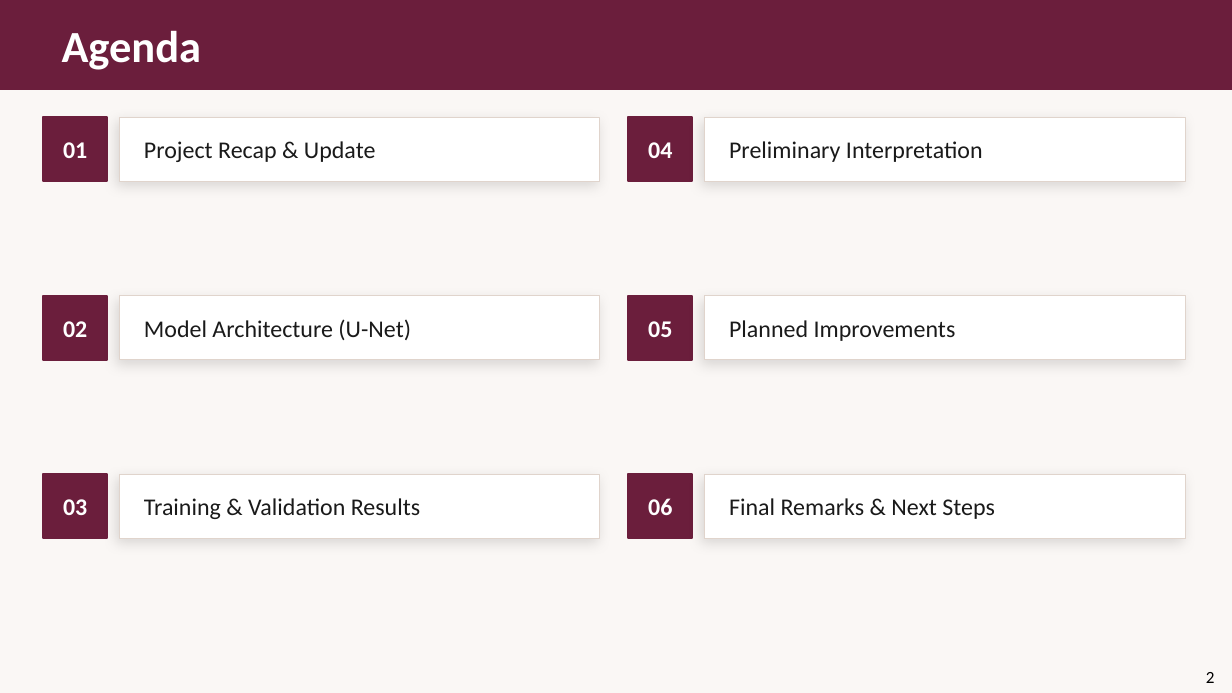
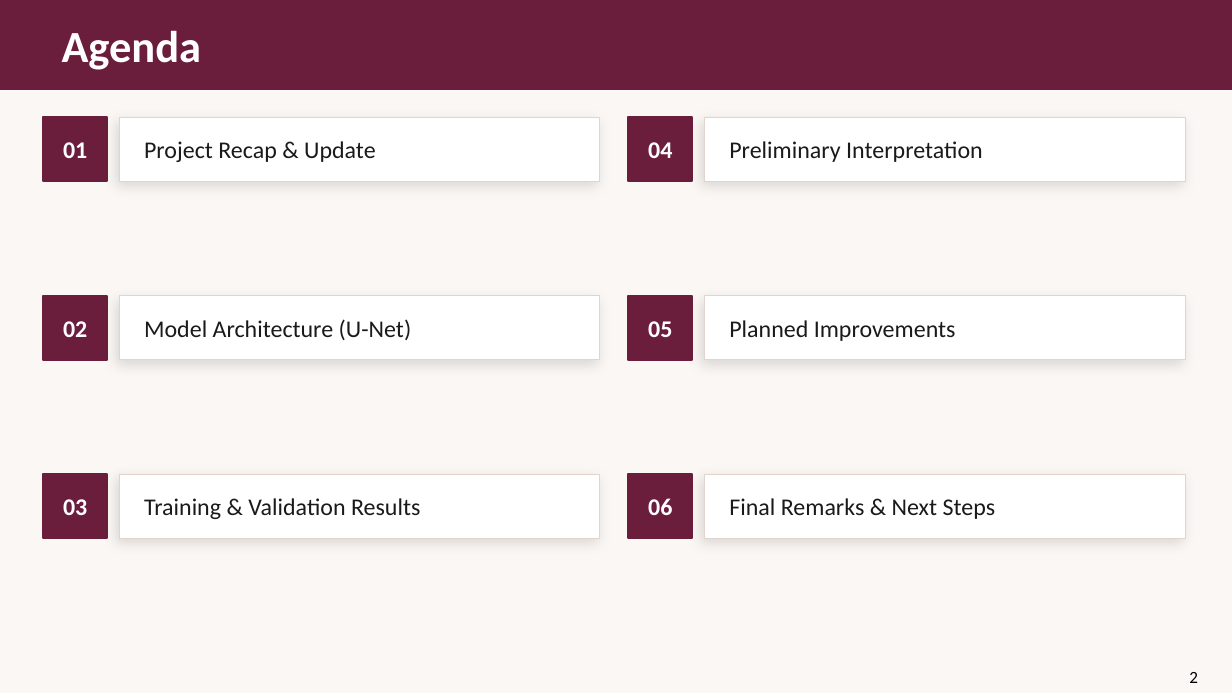
Before and after one commit to William-Ohonba/DS_Health_UWM_Project, a slide deck: slide 2 of presentations/Presentation3_GI_Segmentation.pptx. Drawn at 1232x693 pixels with LibreOffice and Linux fonts; fonts in the diff are those of the drawing. Boxes give left, top, right and bottom in pixels: in the first picture for what was removed or moved away, otherwise in the second. Text is boxed around its words. In the diff, an @@ line names an element or a change of style, - is before the commit and + after.

```diff
--- a/presentations/Presentation3_GI_Segmentation.pptx
+++ b/presentations/Presentation3_GI_Segmentation.pptx
@@ text "2": place and size @@
-text "2" at (1206, 672, 1215, 683)
+text "2" at (1189, 672, 1198, 683)
```
Also in this commit, not shown: 8 other slides changed, 8 other files.
